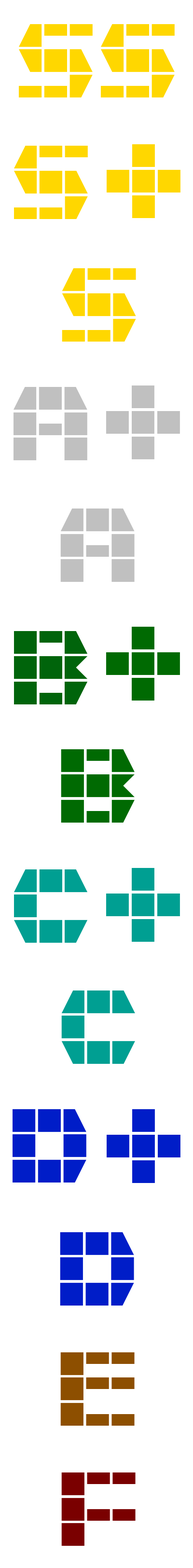
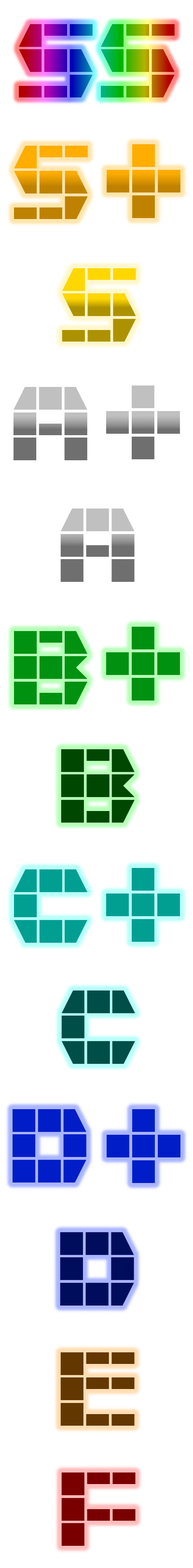
Before/after of a (193, 1568) layered artwork. What changed in the layer stack:
painted on "E" over 60, 1352, 135, 1426
painted on "S" over 61, 268, 137, 342
painted on "A" over 60, 534, 135, 582
painted on "B" over 60, 749, 135, 823
painted on "C" over 61, 990, 136, 1064
painted on "D" over 59, 1232, 135, 1306
painted on "DPlus" over 106, 867, 181, 1183
painted on "BPlus" over 13, 626, 180, 705
painted on "APlus" over 13, 416, 180, 461
painted on "SPlus" over 13, 144, 181, 220
painted on "SS" over 18, 24, 175, 98
renamed "Plus" to "Borders", moved it above "Glows", painted on it over 5, 16, 188, 1554
